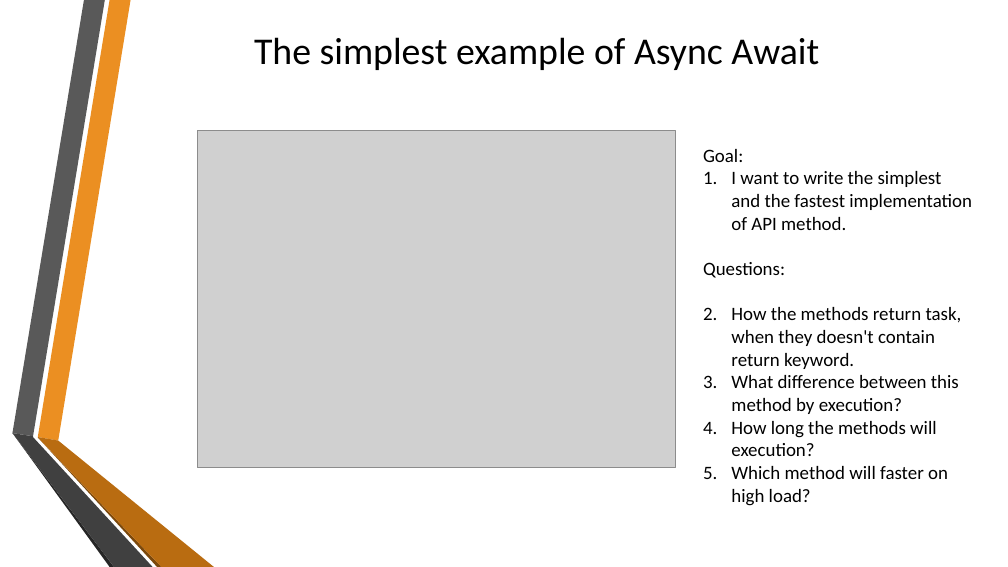
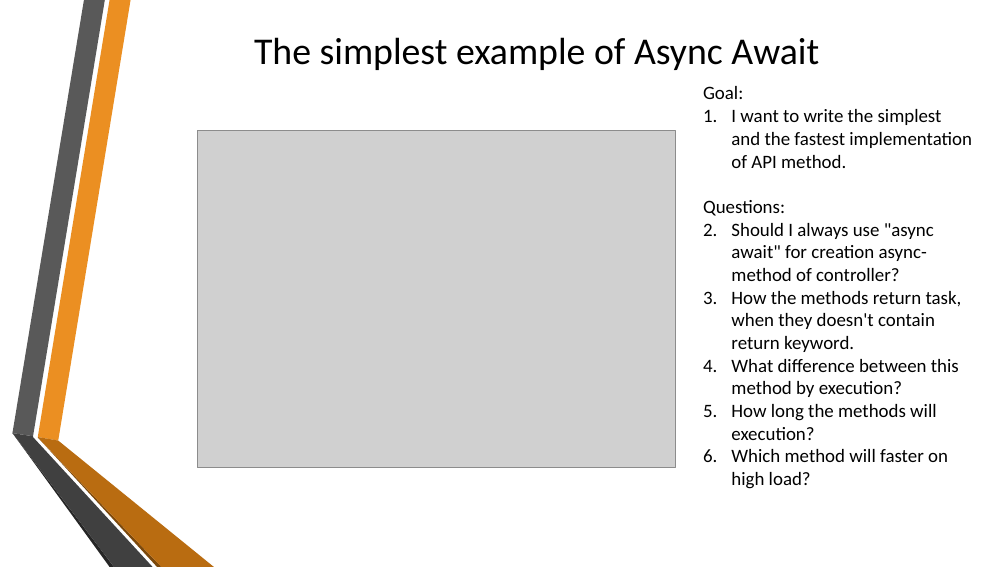
Before and after one commit to sflusov/AsyncAwaitPitfalls, a slide deck: slide 3 of Async Await and their pitfalls.pptx. Drawn at 1008x567 pixels with LibreOffice and Linux fonts; fonts in the diff are those of the drawing; grey boxes stand for pictures; background and template pictures are left out. Boxes give left, top, right and bottom in pixels: in the first picture for what was removed or moved away, otherwise in the second. Text is boxed around its words. In the diff, an @@ line names an element or a change of style, - is before the commit and + after.

Commit message:
Slides and examples about synchronizationContext

```diff
--- a/Async Await and their pitfalls.pptx
+++ b/Async Await and their pitfalls.pptx
@@ text "Goal:": place and size @@
-text "Goal:" at bbox=[703, 149, 972, 506]
+text "Goal:" at bbox=[703, 86, 972, 489]
@@ text at bbox=[731, 223, 934, 281]: paragraph added @@
+1. Should I always use "async await" for creation async-method of controller?
```
Also in this commit, not shown: 3 other slides changed, 6 slides added, 4 other files.
